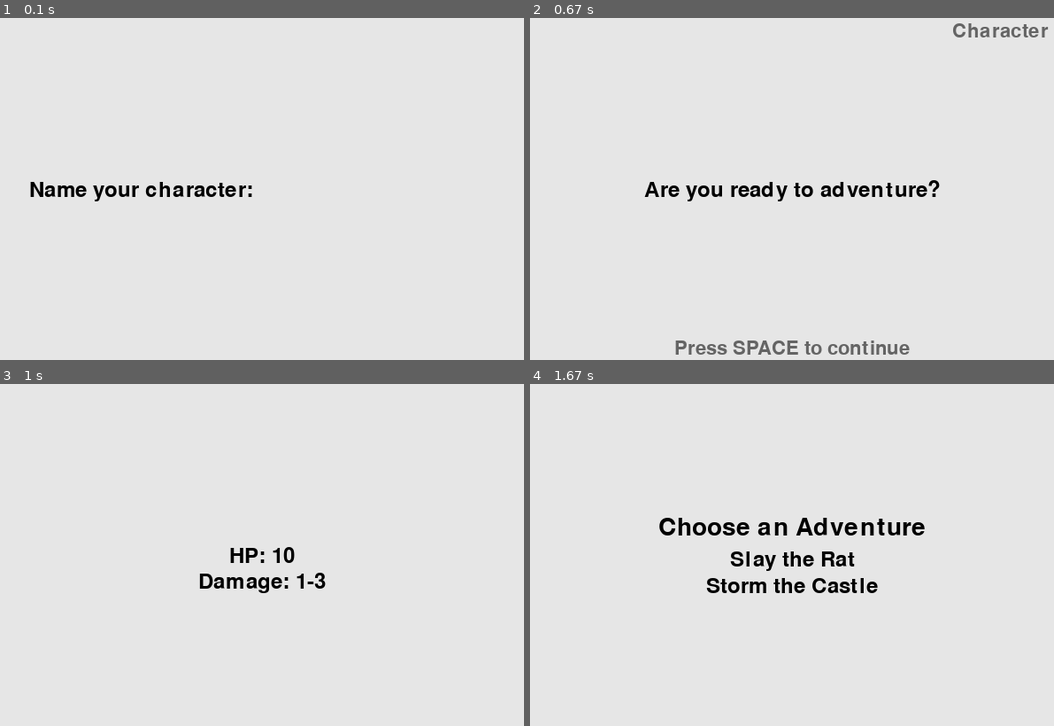
Above: before the commit, frames 1-4 (two rows, left to right).
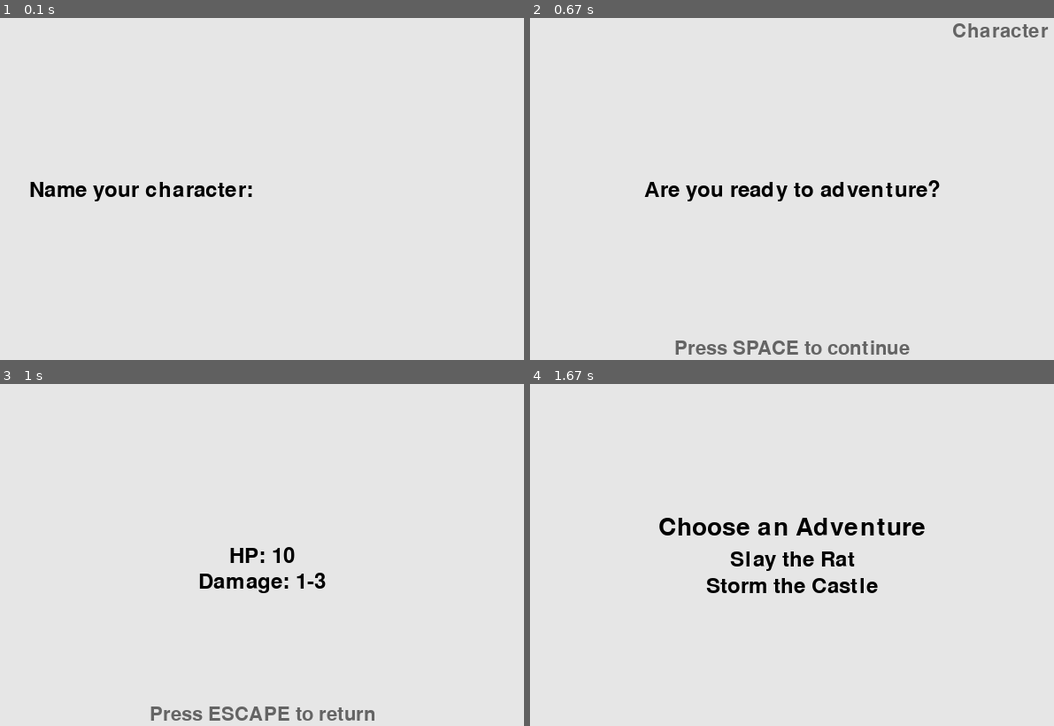
Above: after the commit, the same moments.

Repository: Josef-Gray/adorable-hopelessness
Game: pygame game, started from adhop.py
Same seed, same stepped clock (60 frames per second), same inputs: the game is played once before the commit and once after it.
Inputs:
- Up to frame 1 (0.1 s): no input
- Up to frame 2 (0.67 s): tap Enter at 0.33 s
- Up to frame 3 (1 s): click "Character" at 0.72 s
- Up to frame 4 (1.67 s): hold Esc 1-1.47 s; click "Press SPACE to continue" at 1.6 s

Frames 1-2 are identical in both runs. In frame 3, 0.8% of the frame differs, in the area x 28-72%, y 94-99%; in frame 4, nothing differs.

Commit message:
Add return instruction to character screen.

Diff:
--- a/screen.py
+++ b/screen.py
@@ -135,7 +135,11 @@
 
     def catch_special_events(self, event):
         """Catch screen-specific events."""
-        if event.type == pygame.KEYDOWN:
+        if event.type == pygame.MOUSEBUTTONDOWN:
+            mouse_position = pygame.mouse.get_pos()
+            if self.inst_rect.collidepoint(mouse_position):
+                self.active = False
+        elif event.type == pygame.KEYDOWN:
             if event.key == pygame.K_ESCAPE:
                 self.active = False
 
@@ -144,6 +148,7 @@
         self.bg.surface.blit(self.name_image, self.name_rect)
         self.bg.surface.blit(self.hp_image, self.hp_rect)
         self.bg.surface.blit(self.damage_image, self.damage_rect)
+        self.bg.surface.blit(self.inst_image, self.inst_rect)
 
     def prep_objects(self):
         """Prepare fixed objects for drawing to the screen."""
@@ -167,6 +172,15 @@
         self.damage_rect = self.damage_image.get_rect()
         self.damage_rect.centerx = self.bg_rect.centerx
         self.damage_rect.top = self.hp_rect.bottom + 5
+
+        # Render instruction and position at the center bottom of
+        # bg.surface.
+        inst_msg = "Press ESCAPE to return"
+        self.inst_image = self.alt_font.render(
+                inst_msg, True, self.alt_text_color)
+        self.inst_rect = self.inst_image.get_rect()
+        self.inst_rect.centerx = self.bg_rect.centerx
+        self.inst_rect.bottom = self.bg_rect.bottom - 10
 
 
 class ReadyScreen(Screen):
